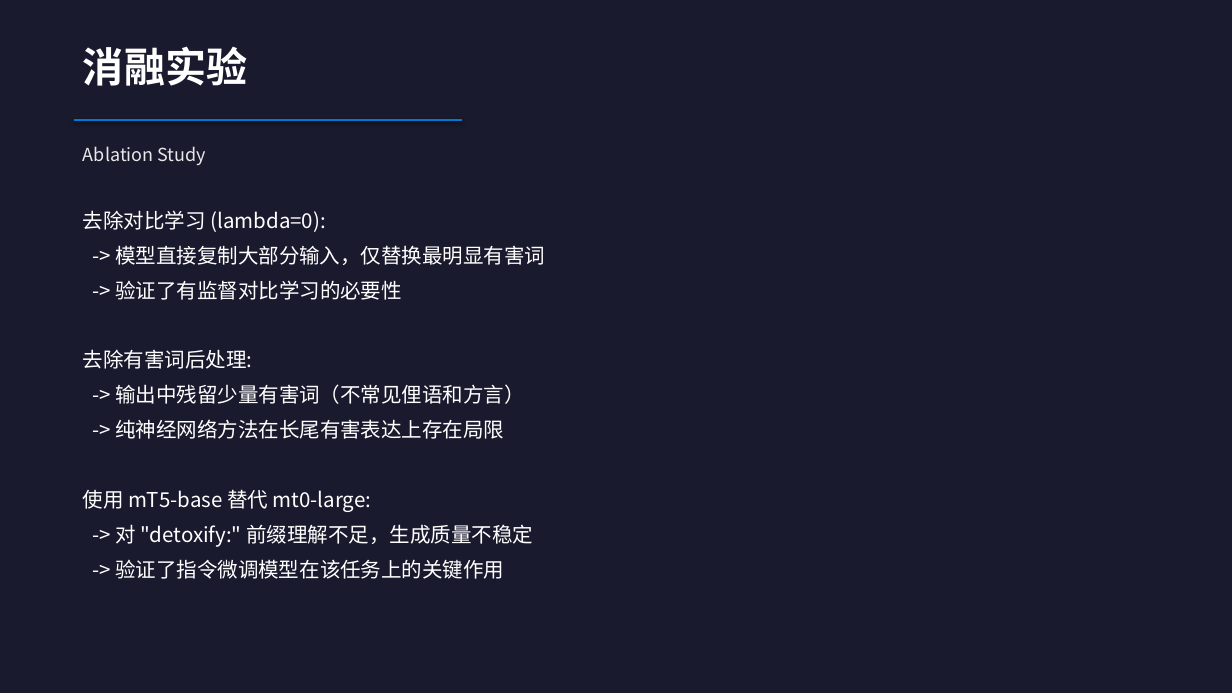
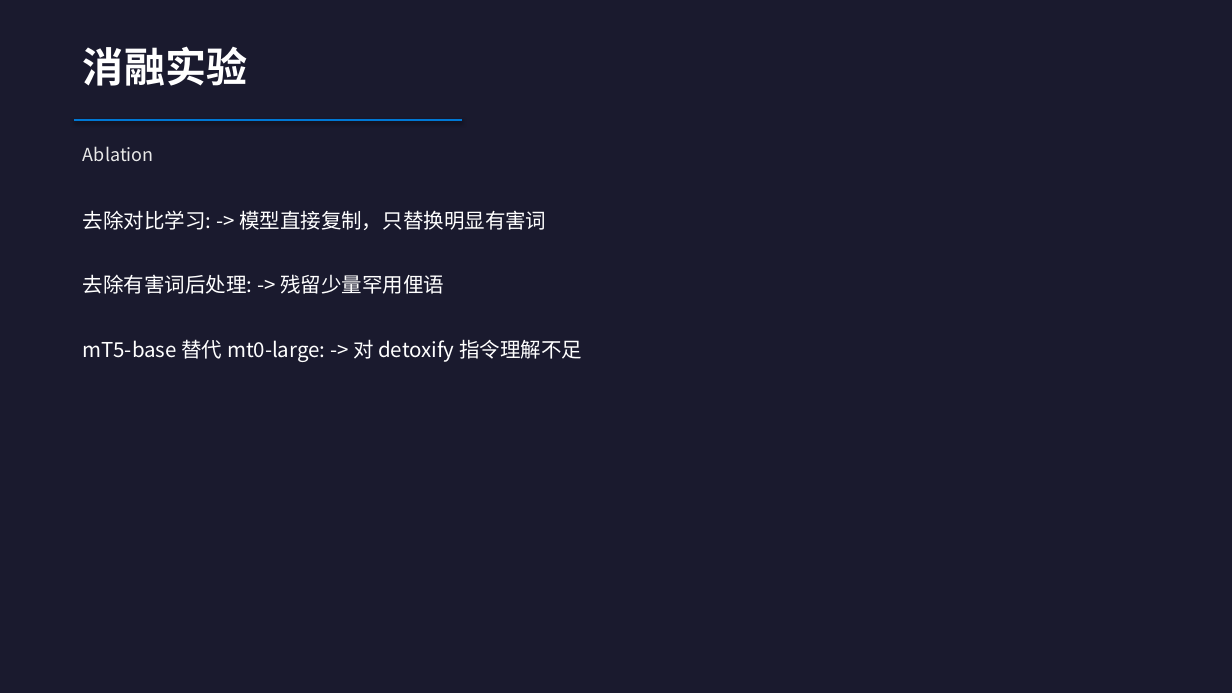
Before and after one commit to TextDetoxification/work, a slide deck: slide 9 of 课程项目汇报_多语言文本去毒化.pptx (slide 10 before the commit). Drawn at 1232x693 pixels with LibreOffice and Linux fonts; fonts in the diff are those of the drawing. Boxes give left, top, right and bottom in pixels: in the first picture for what was removed or moved away, otherwise in the second. Text is boxed around its words. In the diff, an @@ line names an element or a change of style, - is before the commit and + after.

```diff
--- a/课程项目汇报_多语言文本去毒化.pptx
+++ b/课程项目汇报_多语言文本去毒化.pptx
@@ text at (83,146,154,161): text changed @@
-Ablation Study
+Ablation
@@ text at (83,210,582,362): text changed @@
-去除对比学习 (lambda=0):
--> 模型直接复制大部分输入，仅替换最明显有害词
--> 验证了有监督对比学习的必要性
-去除有害词后处理:
--> 输出中残留少量有害词（不常见俚语和方言）
--> 纯神经网络方法在长尾有害表达上存在局限
-使用 mT5-base 替代 mt0-large:
--> 对 "detoxify:" 前缀理解不足，生成质量不稳定
--> 验证了指令微调模型在该任务上的关键作用
+去除对比学习: -> 模型直接复制，只替换明显有害词
+去除有害词后处理: -> 残留少量罕用俚语
+mT5-base 替代 mt0-large: -> 对 detoxify 指令理解不足
```
Also in this commit, not shown: 7 other slides changed, 2 slides added, 3 slides removed, 2 other files.
